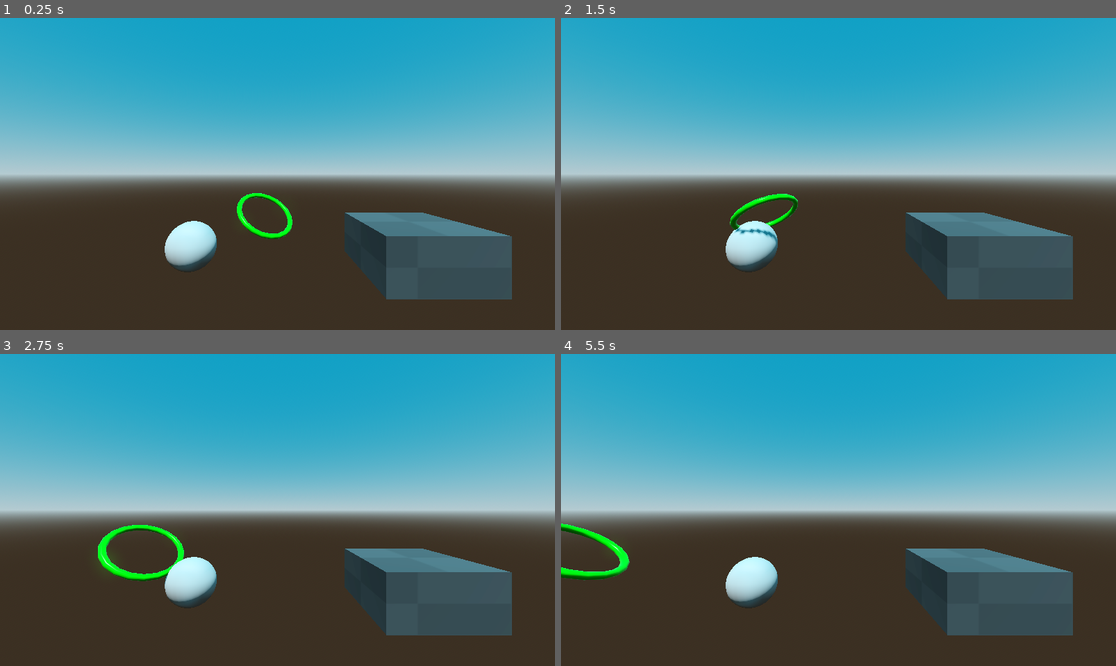
Above: before the commit, frames 1-4 (two rows, left to right).
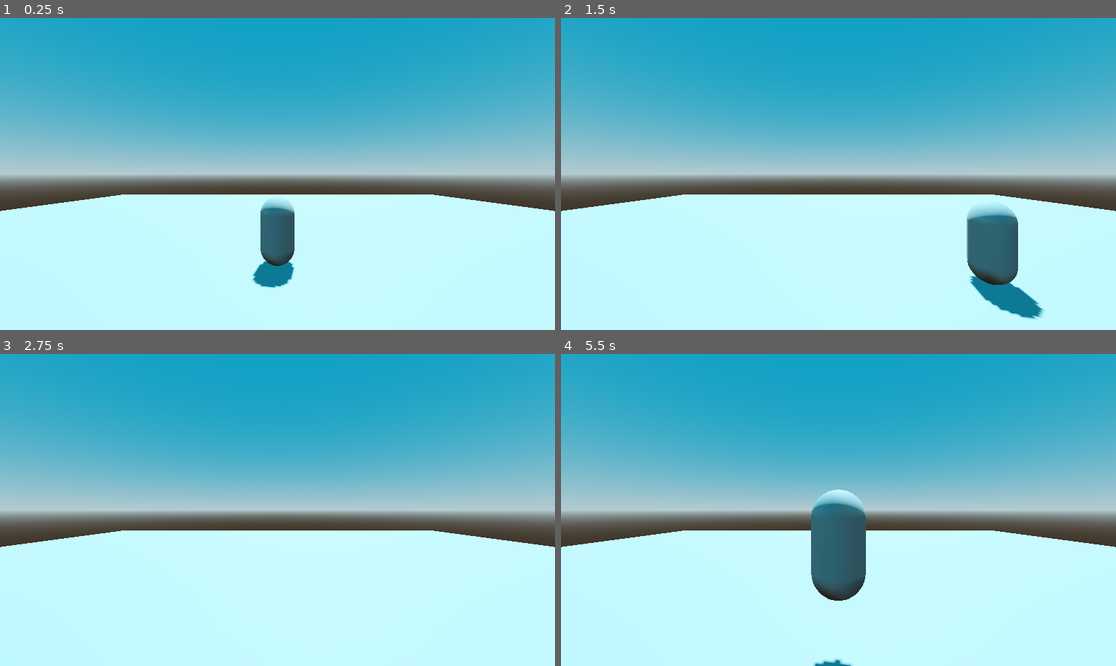
Above: after the commit, the same moments.

Repository: rCotche/gd_botw
Game: Godot game, scene res://scenes/levels/level.tscn
The game is run twice, just before and just after one commit, with the same random seed, the same clock (stepped at 60 frames per second) and the same inputs.
Inputs:
- Up to frame 1 (0.25 s): no input
- Up to frame 2 (1.5 s): tap Enter (ui_accept) at 0.5, 0.6, 0.77, 1.07, 1.35 s; hold Right (ui_right) 0.53-1.28 s; hold Down (ui_down) from 1.28 s (still down)
- Up to frame 3 (2.75 s): tap Enter (ui_accept) at 1.52, 1.82, 2.1 s; release Down (ui_down) at 2.03 s; hold Right (ui_right) from 2.03 s (still down)
- Up to frame 4 (5.5 s): release Right (ui_right) at 2.78 s; hold Up (ui_up) 2.78-3.53 s; tap Enter (ui_accept) at 2.85, 3.02, 3.32, 3.6, 3.77, 4.07, 4.35, 4.52, 4.82, 5.1 s; hold Left (ui_left) 3.53-5.03 s; hold Down (ui_down) from 5.03 s (still down)

The runs differ from the first frame. In frame 1, 42% of the frame differs, in the area x 0-100%, y 56-100%; in frame 2, 41%; in frame 3, 42%; in frame 4, 43%, in the area x 0-100%, y 43-100%.

Commit message:
49 min 24, explaining how input works

Diff:
--- a/csg_torus_3d.gd
+++ /dev/null
@@ -1,21 +0,0 @@
-extends CSGTorus3D
-
-func _ready() -> void:
-	#fonctionne avec un MeshInstance3D
-	#35:31 sur le tuto
-	#var material = mesh.surface_get_material(0)
-	#material.albedo_color = Color.GREEN
-
-	#print(self.material.get_instance_id())
-	var material = self.material
-	material.albedo_color = Color.GREEN
-	outer_radius = 0.6
-
-#quand je veux bouger un 3d object
-# la plupart du temps je vais utiliser la fonction _physics_process
-#car more accurate in physics
-func _physics_process(delta: float) -> void:
-	#rotate_y(0.1)
-	rotation_degrees += Vector3(0,2.5,0)
-	position += Vector3(1,0,0) * delta
-	scale += Vector3(0.1,0.1,0.1) * delta
--- /dev/null
+++ b/scenes/entities/player/player.gd
@@ -0,0 +1,29 @@
+extends CharacterBody3D
+
+
+const SPEED = 5.0
+const JUMP_VELOCITY = 4.5
+
+
+func _physics_process(delta: float) -> void:
+	# Add the gravity.
+	if not is_on_floor():
+		velocity += get_gravity() * delta
+
+	# Handle jump.
+	if Input.is_action_just_pressed("ui_accept") and is_on_floor():
+		velocity.y = JUMP_VELOCITY
+
+	# Get the input direction and handle the movement/deceleration.
+	# As good practice, you should replace UI actions with custom gameplay actions.
+	var input_dir := Input.get_vector("ui_left", "ui_right", "ui_up", "ui_down")
+	#transform.basis represente la rotation dans un espace 3d
+	var direction := (transform.basis * Vector3(input_dir.x, 0, input_dir.y)).normalized()
+	if direction:
+		velocity.x = direction.x * SPEED
+		velocity.z = direction.z * SPEED
+	else:
+		velocity.x = move_toward(velocity.x, 0, SPEED)
+		velocity.z = move_toward(velocity.z, 0, SPEED)
+
+	move_and_slide()
--- /dev/null
+++ b/scenes/entities/player/player.tscn
@@ -0,0 +1,18 @@
+[gd_scene load_steps=4 format=3 uid="uid://dad6lj42o831l"]
+
+[ext_resource type="Script" path="res://scenes/entities/player/player.gd" id="1_d7n41"]
+
+[sub_resource type="CapsuleMesh" id="CapsuleMesh_etiws"]
+
+[sub_resource type="CapsuleShape3D" id="CapsuleShape3D_lpp5h"]
+
+[node name="Player" type="CharacterBody3D"]
+script = ExtResource("1_d7n41")
+
+[node name="MeshInstance3D" type="MeshInstance3D" parent="."]
+transform = Transform3D(1, 0, 0, 0, 1, 0, 0, 0, 1, 0, 1, 0)
+mesh = SubResource("CapsuleMesh_etiws")
+
+[node name="CollisionShape3D" type="CollisionShape3D" parent="."]
+transform = Transform3D(1, 0, 0, 0, 1, 0, 0, 0, 1, 0, 1, 0)
+shape = SubResource("CapsuleShape3D_lpp5h")
--- a/scenes/levels/level.tscn
+++ b/scenes/levels/level.tscn
@@ -1,7 +1,6 @@
-[gd_scene load_steps=9 format=3 uid="uid://2tsqexqlhs7u"]
+[gd_scene load_steps=6 format=3 uid="uid://2tsqexqlhs7u"]
 
-[ext_resource type="Texture2D" uid="uid://c36yvunt10jd3" path="res://graphics/grid/Light/texture_07.png" id="1_ttm48"]
-[ext_resource type="Script" path="res://csg_torus_3d.gd" id="2_pv1jj"]
+[ext_resource type="PackedScene" uid="uid://dad6lj42o831l" path="res://scenes/entities/player/player.tscn" id="1_j7gkc"]
 
 [sub_resource type="ProceduralSkyMaterial" id="ProceduralSkyMaterial_4dla3"]
 sky_top_color = Color(0.0745863, 0.490864, 0.638583, 1)
@@ -17,18 +16,8 @@
 tonemap_mode = 2
 glow_enabled = true
 
-[sub_resource type="StandardMaterial3D" id="StandardMaterial3D_lphcs"]
-albedo_color = Color(0.237539, 0.237539, 0.237539, 1)
-albedo_texture = ExtResource("1_ttm48")
-
-[sub_resource type="BoxMesh" id="BoxMesh_cltcd"]
-material = SubResource("StandardMaterial3D_lphcs")
-size = Vector3(2, 1, 2)
-
-[sub_resource type="StandardMaterial3D" id="StandardMaterial3D_aps8p"]
-albedo_color = Color(0.819608, 0.129412, 0.0705882, 1)
-metallic = 0.75
-roughness = 0.25
+[sub_resource type="BoxShape3D" id="BoxShape3D_7ylo7"]
+size = Vector3(40, 0.5, 40)
 
 [node name="Level" type="Node3D"]
 
@@ -39,21 +28,20 @@
 transform = Transform3D(-0.981293, -0.171994, 0.0865037, 0, 0.449319, 0.893371, -0.192522, 0.876659, -0.440913, 0, 0, 0)
 shadow_enabled = true
 
-[node name="MeshInstance3D" type="MeshInstance3D" parent="."]
-transform = Transform3D(1, 0, 0, 0, 1, 0, 0, 0, 1, -2.73665, 0, 0)
-mesh = SubResource("BoxMesh_cltcd")
+[node name="Camera3D" type="Camera3D" parent="."]
+transform = Transform3D(1, 0, 0, 0, 1, 0, 0, 0, 1, 0, 2.665, 6)
 
-[node name="CSGSphere3D" type="CSGSphere3D" parent="."]
-transform = Transform3D(1, 0, 0, 0, 1, 0, 0, 0, 1, 1.7841, 0, 0)
-radial_segments = 25
-rings = 25
+[node name="Entities" type="Node3D" parent="."]
 
-[node name="CSGTorus3D" type="CSGTorus3D" parent="."]
-transform = Transform3D(1, 0, 0, 0, 0.781063, 0.624452, 0, -0.624452, 0.781063, 0, 0.660413, 0)
-sides = 20
-ring_sides = 20
-material = SubResource("StandardMaterial3D_aps8p")
-script = ExtResource("2_pv1jj")
+[node name="Player" parent="Entities" instance=ExtResource("1_j7gkc")]
 
-[node name="Camera3D" type="Camera3D" parent="."]
-transform = Transform3D(-1, 0, 8.74228e-08, 0, 1, 0, -8.74228e-08, 0, -1, 0, 1.49362, -4.23987)
+[node name="Environment" type="Node3D" parent="."]
+
+[node name="StaticBody3D" type="StaticBody3D" parent="Environment"]
+transform = Transform3D(1, 0, 0, 0, 1, 0, 0, 0, 1, 0, -0.25, 0)
+
+[node name="CSGBox3D" type="CSGBox3D" parent="Environment/StaticBody3D"]
+size = Vector3(40, 0.5, 40)
+
+[node name="CollisionShape3D" type="CollisionShape3D" parent="Environment/StaticBody3D"]
+shape = SubResource("BoxShape3D_7ylo7")
Binary file added: imgNotes/Capture d’écran 2025-03-19 151950.png
Not shown, added: imgNotes/Capture d’écran 2025-03-19 151950.png.import
Binary file added: imgNotes/Capture d’écran 2025-03-19 154121.png
Not shown, added: imgNotes/Capture d’écran 2025-03-19 154121.png.import
Not shown, changed: notes.txt
